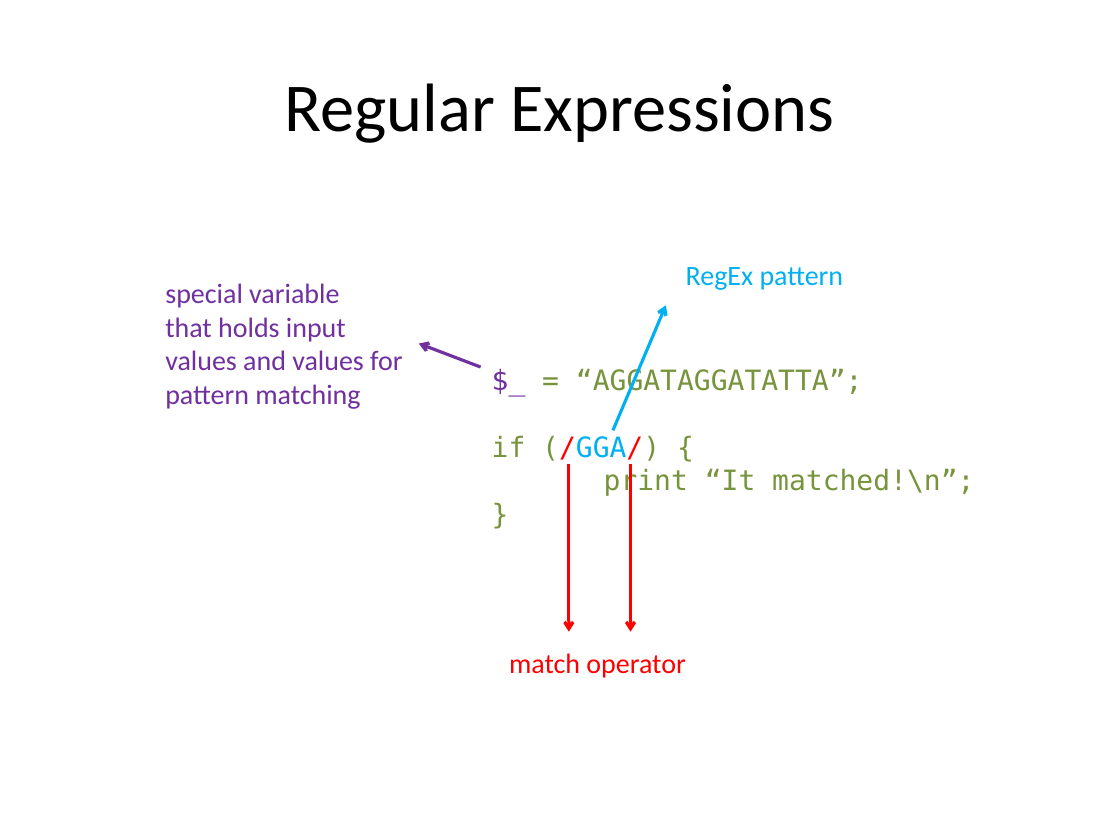
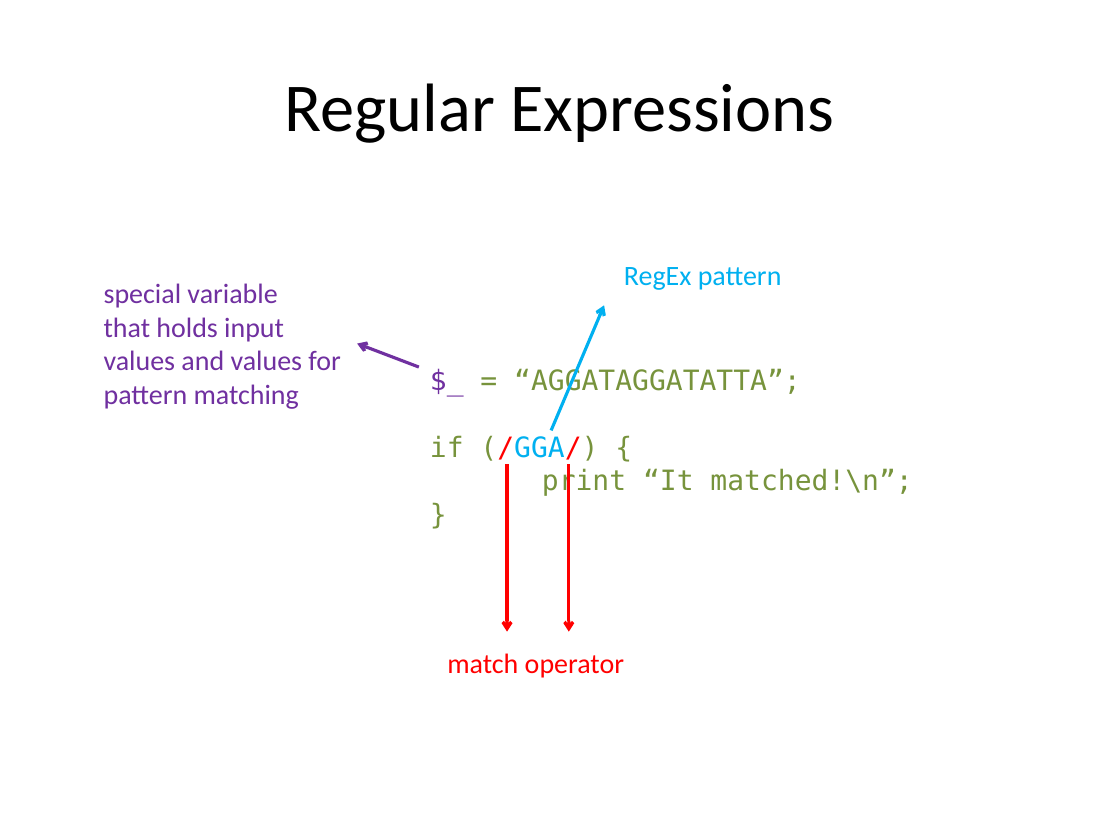
Before and after one commit to kbseah/perlcourse2017, a slide deck: slide 88 of Day1-1_JWI/Day1_intro_scalars_regex.pptx (slide 85 before the commit). Drawn at 1120x840 pixels with LibreOffice and Linux fonts; fonts in the diff are those of the drawing. Boxes give left, top, right and bottom in pixels: in the first picture for what was removed or moved away, otherwise in the second. Text is boxed around its words. In the diff, an @@ line names an element or a change of style, - is before the commit and + after.

```diff
--- a/Day1-1_JWI/Day1_intro_scalars_regex.pptx
+++ b/Day1-1_JWI/Day1_intro_scalars_regex.pptx
@@ 4 texts, 2 arrows: place and size @@
-4 texts, 2 arrows at box(165, 267, 974, 678)
+4 texts, 2 arrows at box(104, 267, 912, 678)
@@ arrow moved from (631, 464) - (631, 632) to (507, 464) - (507, 632) @@
```
Also in this commit, not shown: 14 other slides changed, 7 slides added, 1 slide removed, 1 other file.
